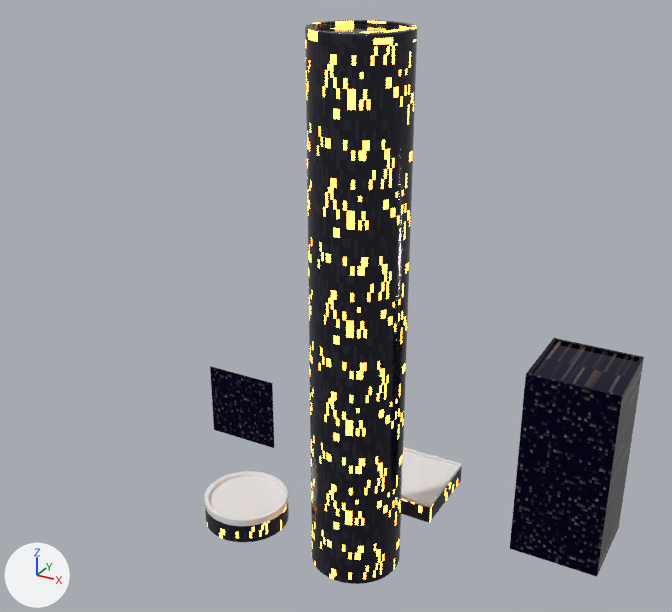
The Blender file 2019_2020/space_force_trailer/assets/generative_building/building.blend as it was, and as the next commit left it.
Camera for both pictures: a 50 mm camera at (3.9, -18.1, 13.7) aimed at (-7.1, 1.8, 3.7). Lighting does not change. The marker at lower left points along +X, +Y and +Z.
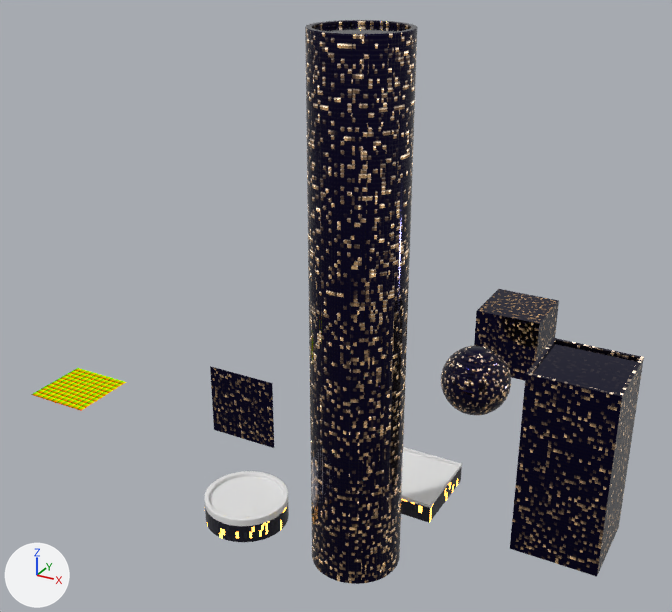
What changed in the scene script:
```text
Change mat_buildingfacade_001:
    remove # nodes: BsdfPrincipled, Bump x2, Emission, Group x10, Invert, Mapping x5, Math x20, Mix x7, MixShader, NewGeometry, OutputMaterial, RGB, SeparateXYZ x5, TexCoord, TexImage, TexNoise x2, ValToRGB x11, Value x9, VectorMath x3, VectorTransform x2
    remove # colours: white #ffffff, black #000000, black #282828, yellow #ffc741, black #0a0a0a, dark blue #13113b
    nodes: BsdfPrincipled, Bump x2, CombineXYZ x3, Emission, Group x10, Invert, Mapping x5, Math x26, Mix x8, MixShader, NewGeometry, OutputMaterial, RGB, SeparateXYZ x8, TexCoord, TexImage, TexNoise x2, ValToRGB x11, Value x9, VectorMath x9, VectorTransform x2
    colours: white #ffffff, black #000000, black #282828, black #0a0a0a, dark blue #13113b, yellow #ffc741, black #232323, yellow #bc8900
Add mat_material_001:
    mat_material_001 = bpy.data.materials.new('Material.001')
    # nodes: Emission, Group, OutputMaterial, TexCoord
Change me_cylinder:
    where me_cylinder.from_pydata(...)  # 64 vertices, 32 faces; spans x -1.0..1.0, y -1.0..1.0, z -1.0..1.19
    used by ob_cylinder; location = (-4.0, -2.88, 1.0)
    remove me_cylinder.materials.append(mat_buildingfacade_000)
    me_cylinder part 1: texture (UV) coordinates of 32 of 32 faces, centred in x -0.99..0.99, y -0.99..0.99, z 0.09, changed; they spanned u -2.1..3.1, v -1.76..2.76 and now span u 0.0..1.0, v 0.0..1.0
    add me_cylinder.materials.append(mat_buildingfacade_001)
Add me_plane:
    me_plane.from_pydata(...)  # 4 vertices, 1 face; spans x -1.0..1.0, y -1.0..1.0, z 0.0
    me_plane.materials.append(mat_material_001)
Add me_cube:
    me_cube.from_pydata(...)  # a box spanning x -1.0..1.0, y -1.0..1.0, z -1.0..1.0
    me_cube.materials.append(mat_buildingfacade_001)
Add me_sphere:
    me_sphere.from_pydata(...)  # a UV sphere (32 segments, 16 rings, poles along z) spanning x -1.0..1.0, y -1.0..1.0, z -1.0..1.0
    me_sphere.polygons.foreach_set('use_smooth', [True] * 512)
    me_sphere.materials.append(mat_buildingfacade_001)
Add ob_plane:
    ob_plane = bpy.data.objects.new('Plane', me_plane)
    ob_plane.location = (-15.0, 0.0, 0.0)
Add ob_cube_002:
    ob_cube_002 = bpy.data.objects.new('Cube.002', me_cube)
    ob_cube_002.location = (-4.0, 8.0, 1.0)
Add ob_sphere:
    ob_sphere = bpy.data.objects.new('Sphere', me_sphere)
    ob_sphere.location = (-4.0, 4.5, 1.0)
```

Pixel boxes (x1, y1, x2, y2) of what changed, in the pictures (672 x 612 px):
'Cylinder', recoloured, surface changed: (305, 20, 417, 584) in both
'Cube', recoloured (black to brown): (512, 338, 644, 572) in both
'Cube.002', added: after (474, 289, 559, 381)
'Plane.001', recoloured (black to brown): (211, 367, 274, 446) in both
'Sphere', added: after (441, 346, 511, 415)
'Plane', added: after (31, 368, 126, 411)
part 1 of me_cylinder, surface changed: (306, 65, 416, 584) in both
